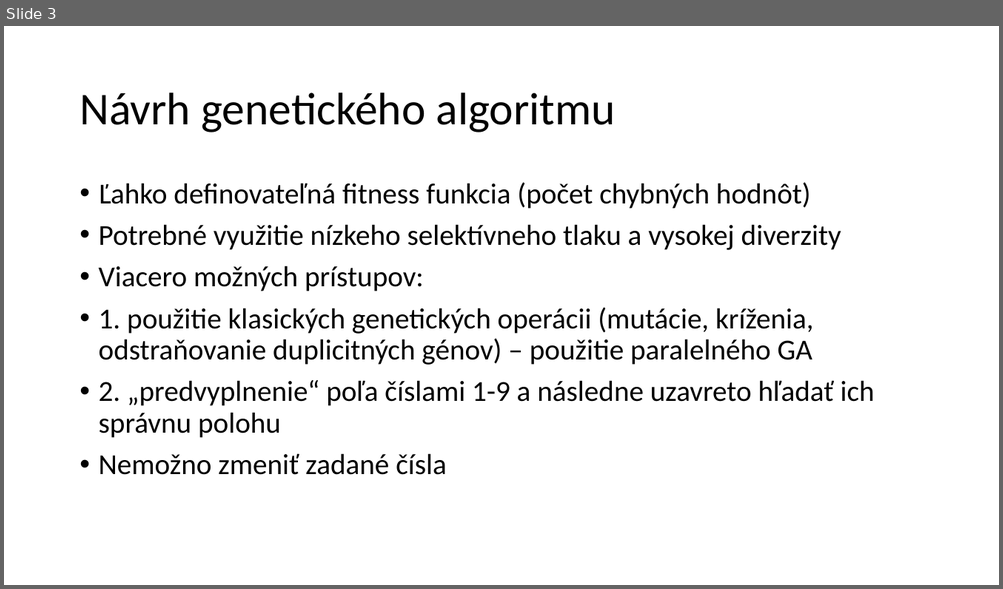
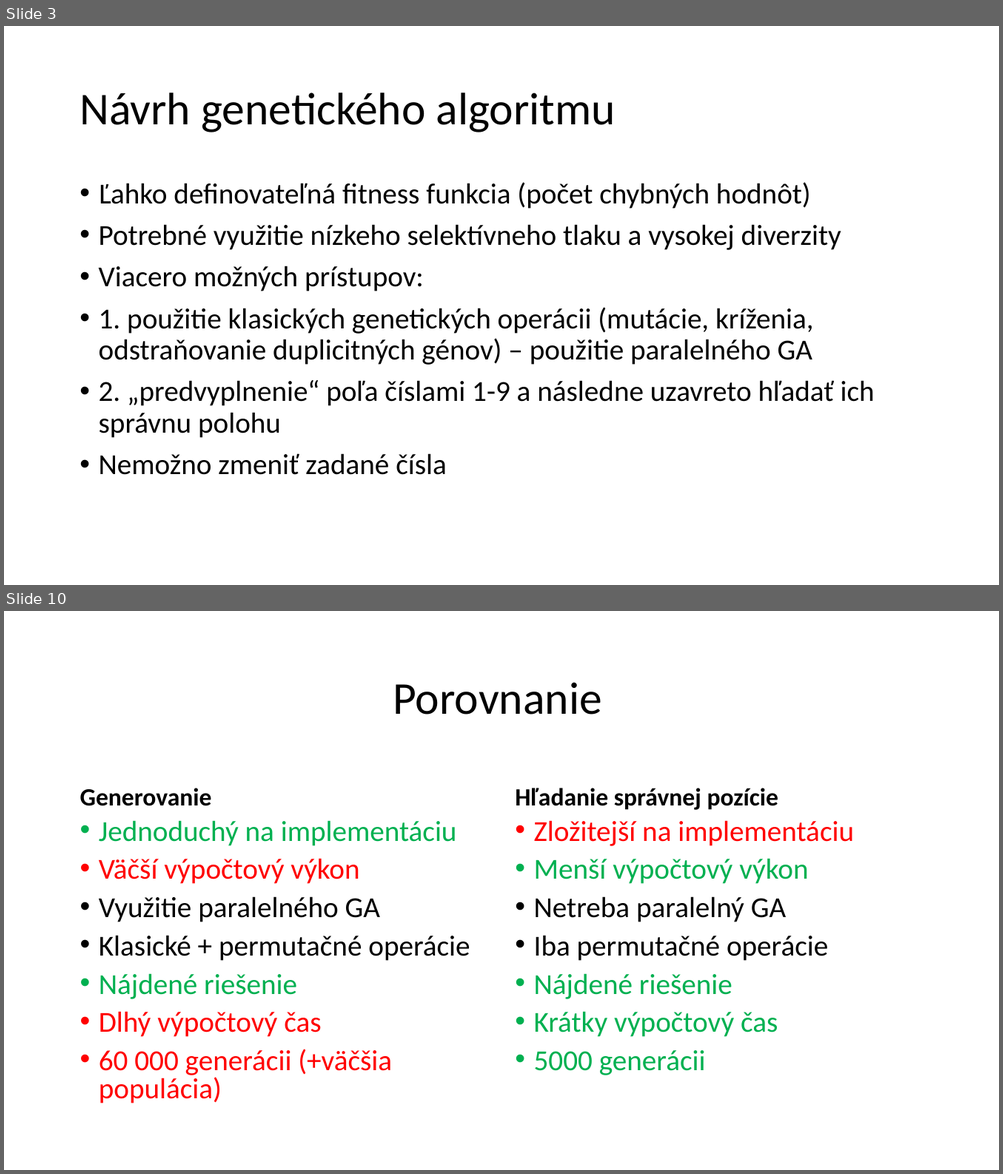
Before and after one commit to macricek/SudokuGA, a slide deck: sudoku.pptx. Shown one above the other, each under a label of ours: slide 3 before the commit, slides 3 and 10 after it; the slides between them are not shown. The pictures are 1003x589 and 1003x1174 pixels, drawn with LibreOffice and Linux fonts; fonts in the diff are those of the drawing. Boxes give left, top, right and bottom in pixels: in the first picture for what was removed or moved away, otherwise in the second. Text is boxed around its words. In the diff, an @@ line names an element or a change of style, - is before the commit and + after.

```diff
--- a/sudoku.pptx
+++ b/sudoku.pptx
@@ slide 10 added at (4, 611, 999, 1170), background #FFFFFF @@
@@ title added at (392, 682, 601, 715), 44 pt, text #000000 @@
+Porovnanie
@@ text added at (80, 788, 212, 806), 24 pt, text #000000, bold @@
+Generovanie
@@ text added at (515, 788, 779, 810), 24 pt, text #000000, bold @@
+Hľadanie správnej pozície
@@ text added at (99, 820, 469, 1104), 28 pt, text #FF0000 @@
+• Jednoduchý na implementáciu
+• Väčší výpočtový výkon
+• Využitie paralelného GA
+• Klasické + permutačné operácie
+• Nájdené riešenie
+• Dlhý výpočtový čas
+• 60 000 generácii (+väčšia populácia)
@@ text added at (534, 820, 854, 1076), 28 pt, text #00B050 @@
+• Zložitejší na implementáciu
+• Menší výpočtový výkon
+• Netreba paralelný GA
+• Iba permutačné operácie
+• Nájdené riešenie
+• Krátky výpočtový čas
+• 5000 generácii
```
Also in this commit, not shown: 1 slide changed, 7 other slides added, 1 other file.
